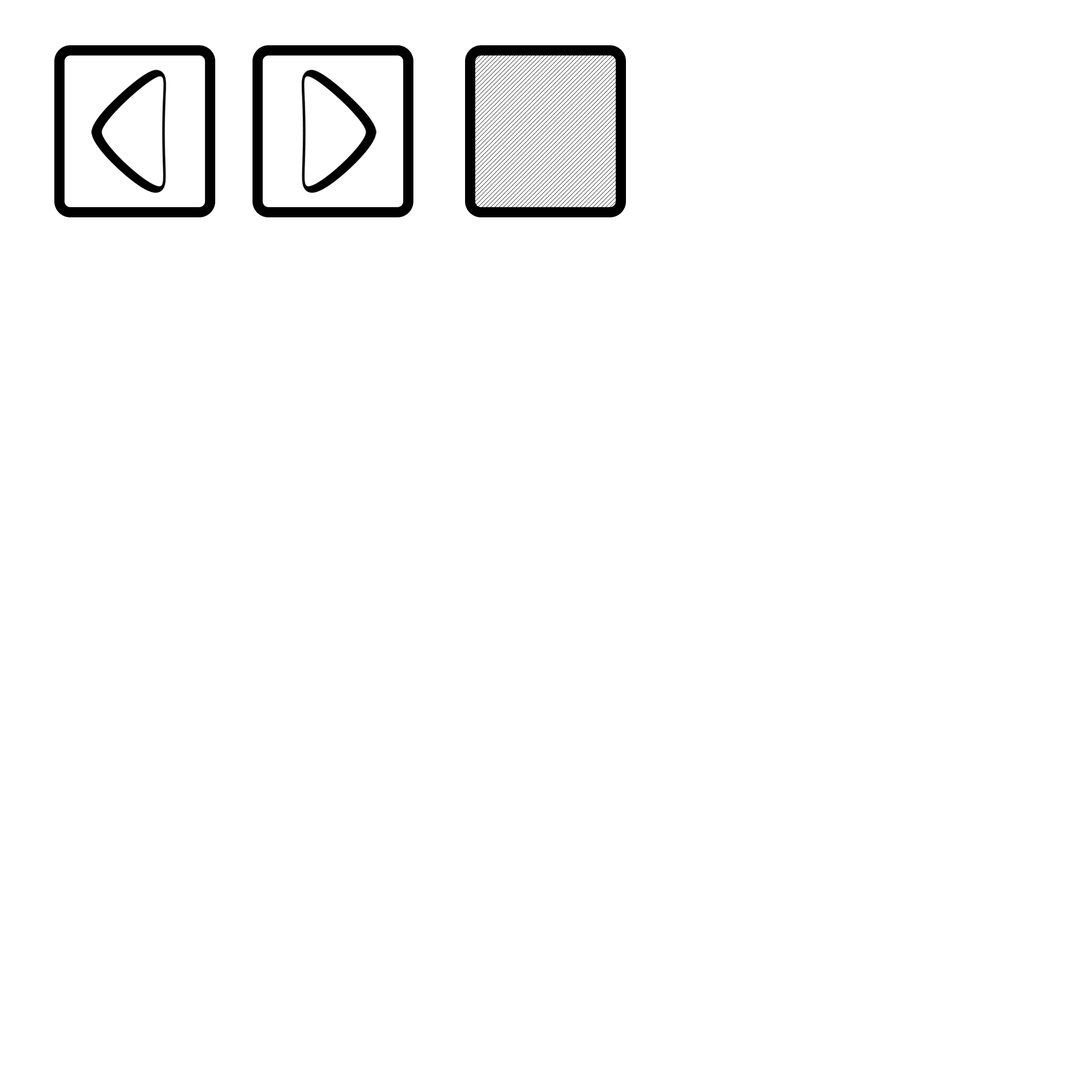
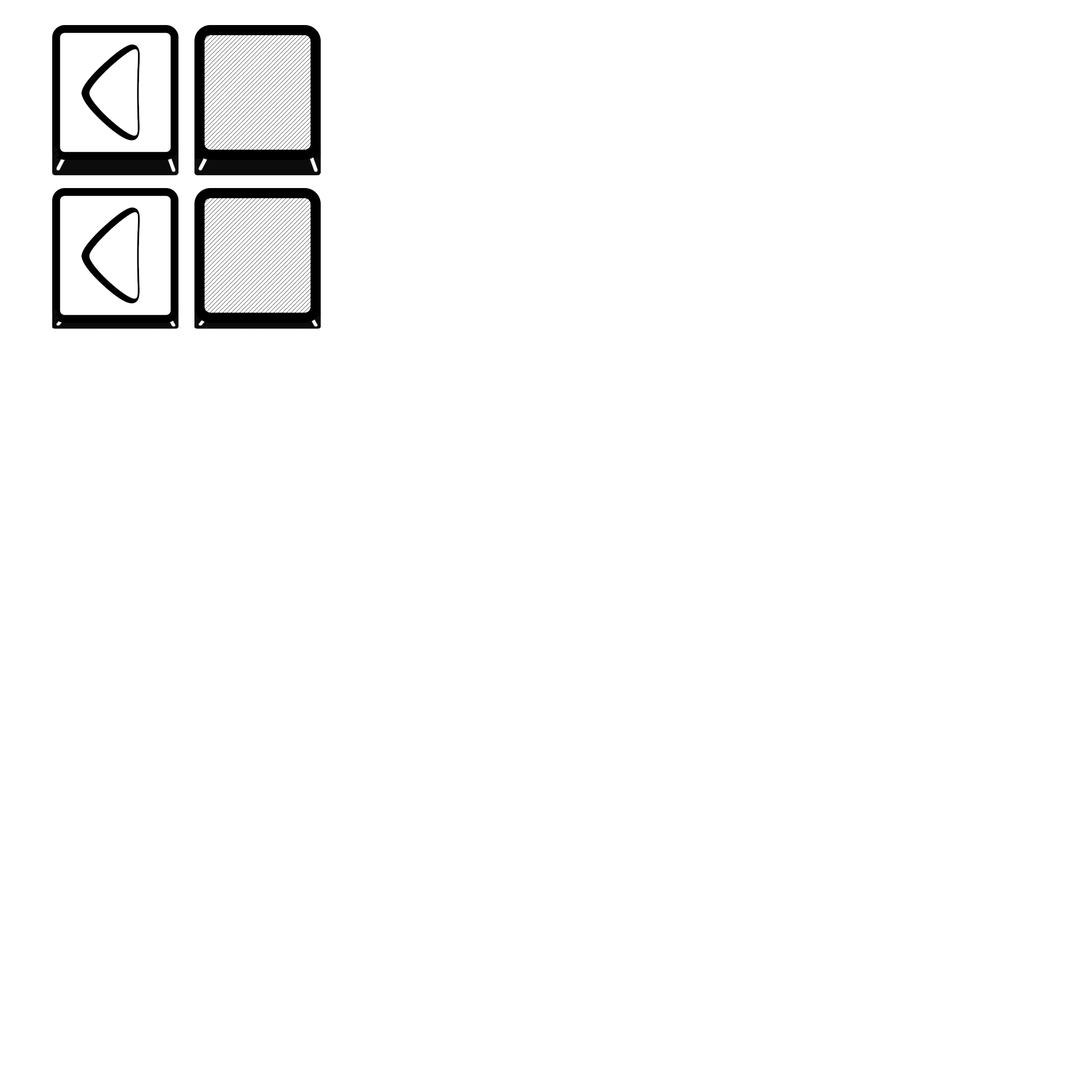
Revision of a layered 1091px x 1091px image; what changed, layer by layer:
added layer "Rounded Rectangle 1 copy 3" above "Rounded Rectangle 1 copy 2" over 194, 188, 321, 323
painted on "Rounded Rectangle 1 copy 2", unmasked it over 194, 25, 627, 218
added layer "Layer 2 copy" above "Layer 1 copy" over 194, 134, 322, 176
painted on "Layer 1 copy" over 51, 69, 377, 323
removed layer "Rounded Rectangle 1 copy" over 252, 45, 414, 218
added layer "Layer 2 copy 3" above "Layer 2 copy 2" over 194, 301, 322, 329
added layer "Layer 2 copy 2" above "Layer 1" over 52, 307, 180, 329
painted on "Layer 1" over 51, 25, 179, 194
removed layer "Rounded Rectangle 1" over 54, 45, 216, 218
added layer "Layer 2" above "Arrow_2_-_Down-512" over 52, 142, 180, 176
